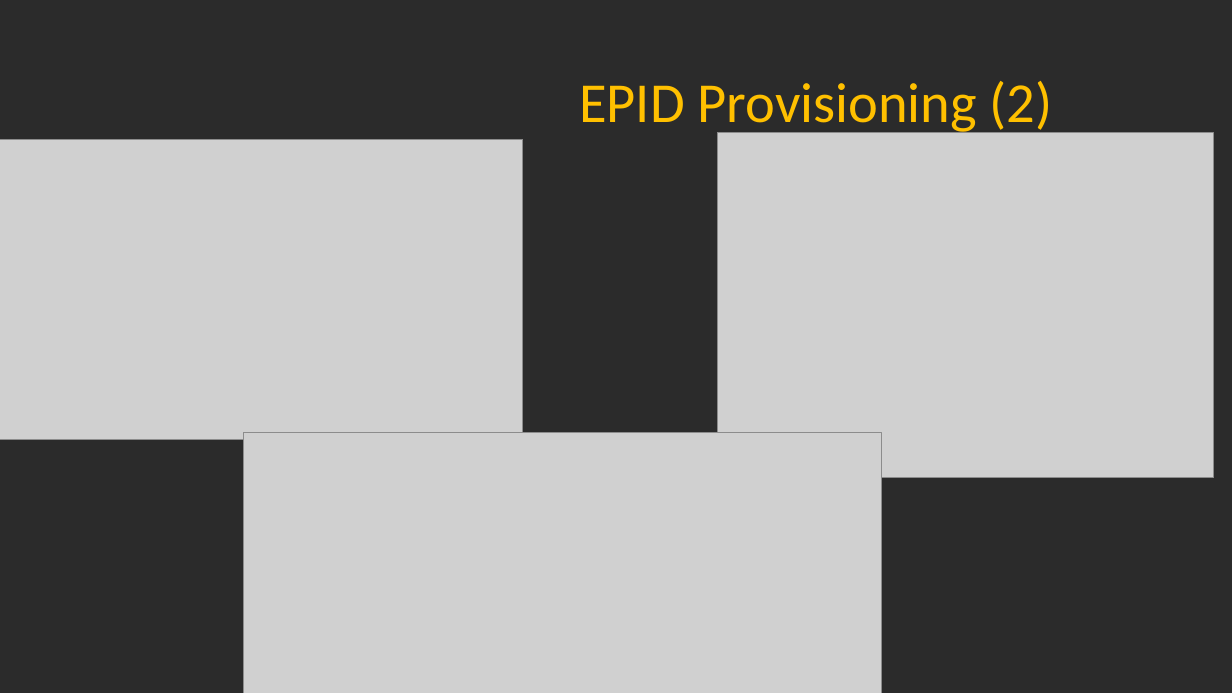
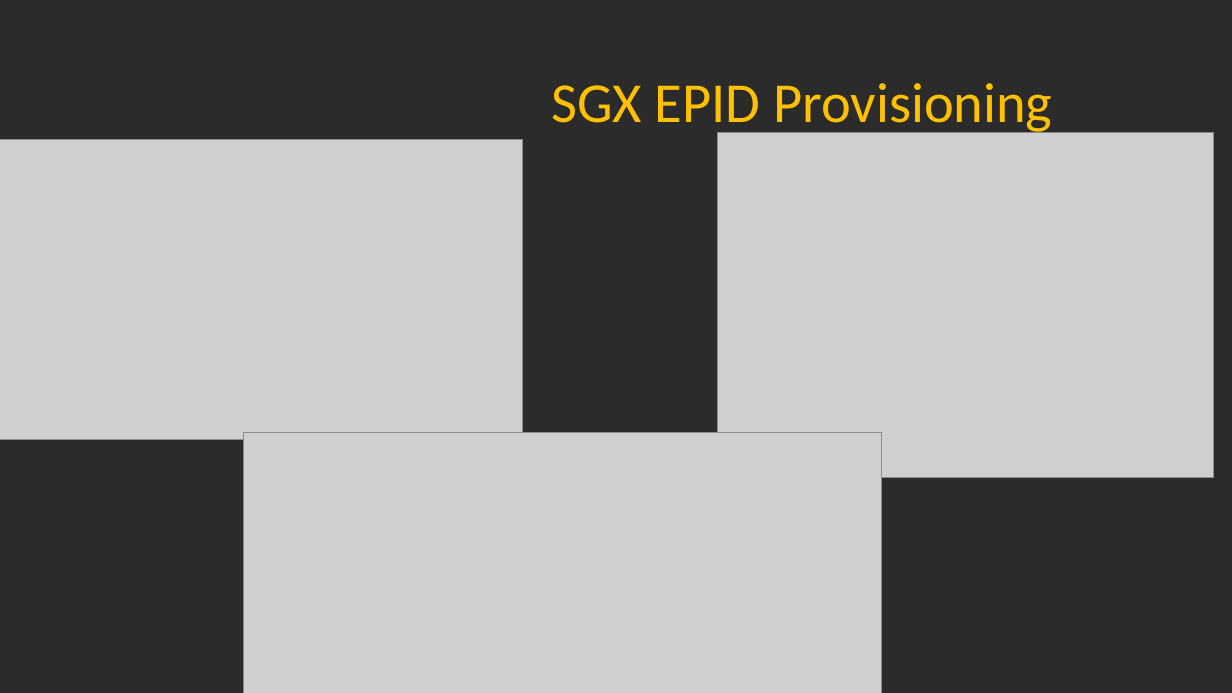
Before and after one commit to axelexic/sgx_remote_attestation_bh_17, a slide deck: slide 15 of presentation/us-17-Swami-SGX-Remote-Attestation-Is-Not-Sufficient.pptx (slide 17 before the commit). Drawn at 1232x693 pixels with LibreOffice and Linux fonts; fonts in the diff are those of the drawing; grey boxes stand for pictures; background and template pictures are left out; a plain dark background stands for a picture behind light text. Boxes give left, top, right and bottom in pixels: in the first picture for what was removed or moved away, otherwise in the second. Text is boxed around its words. In the diff, an @@ line names an element or a change of style, - is before the commit and + after.

```diff
--- a/presentation/us-17-Swami-SGX-Remote-Attestation-Is-Not-Sufficient.pptx
+++ b/presentation/us-17-Swami-SGX-Remote-Attestation-Is-Not-Sufficient.pptx
@@ title at [551,83,1052,135]: text changed @@
-EPID Provisioning (2)
+SGX EPID Provisioning
```
Also in this commit, not shown: 12 other slides changed, 4 slides added, 2 slides removed, 3 other files.
